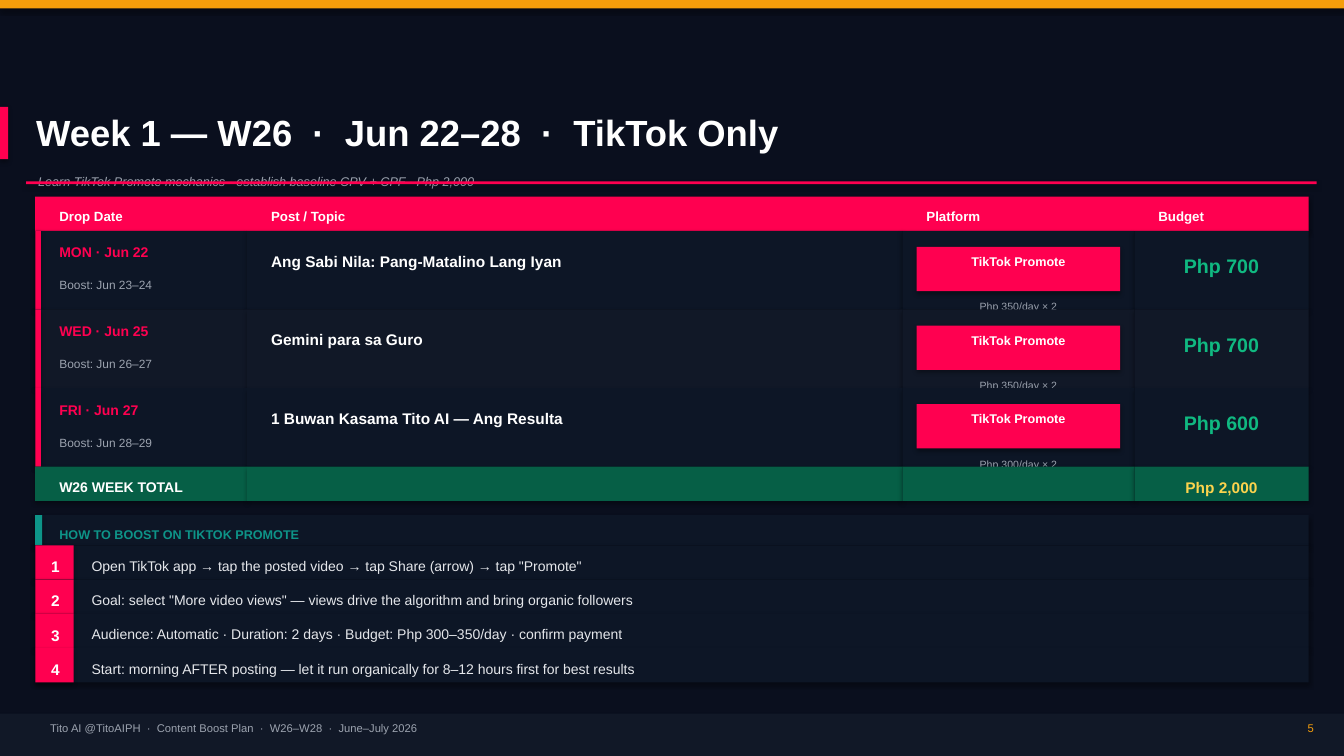
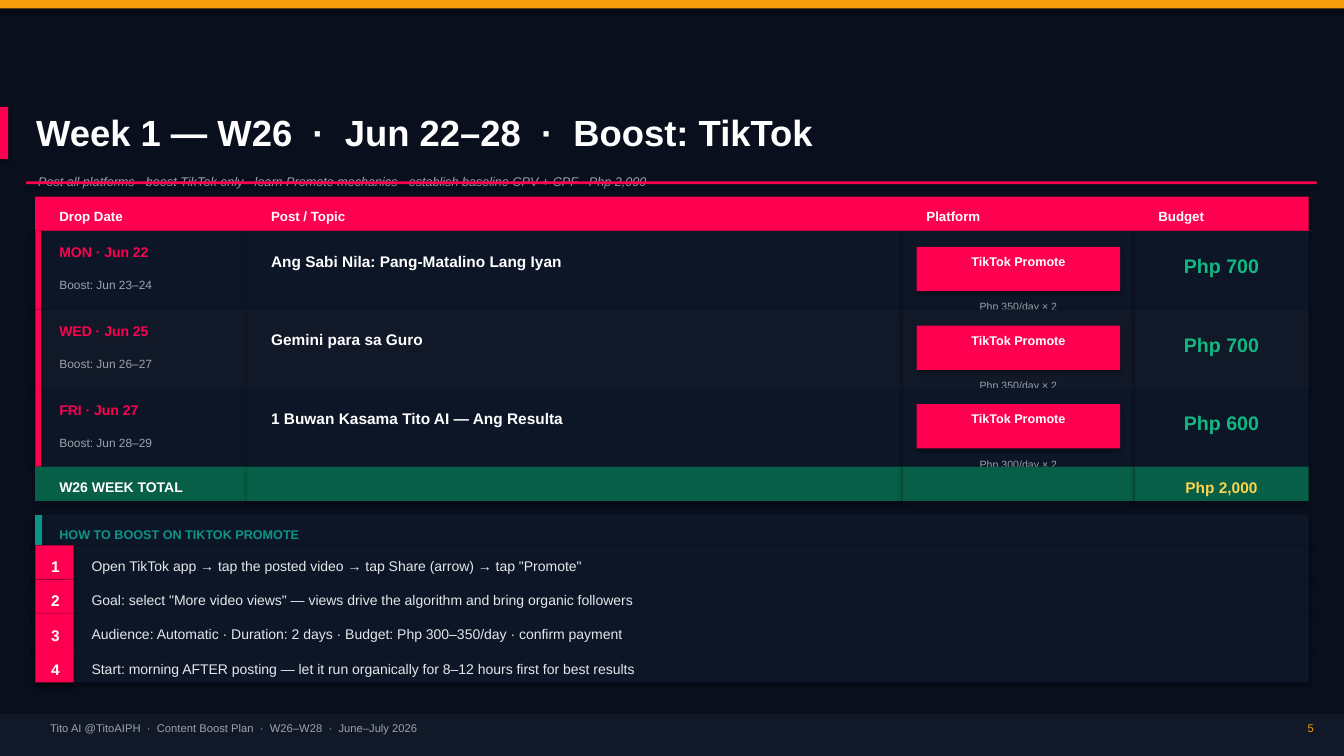
Before and after one commit to jeffd1130/TitoAi, a slide deck: slide 5 of content/strategy/TitoAI-ContentBoostPlan-W26-W28.pptx. Drawn at 1344x756 pixels with LibreOffice and Linux fonts; fonts in the diff are those of the drawing. Boxes give left, top, right and bottom in pixels: in the first picture for what was removed or moved away, otherwise in the second. Text is boxed around its words. In the diff, an @@ line names an element or a change of style, - is before the commit and + after.

```diff
--- a/content/strategy/TitoAI-ContentBoostPlan-W26-W28.pptx
+++ b/content/strategy/TitoAI-ContentBoostPlan-W26-W28.pptx
@@ text at [36, 119, 813, 147]: text changed @@
-Week 1 — W26 · Jun 22–28 · TikTok Only
+Week 1 — W26 · Jun 22–28 · Boost: TikTok
@@ text at [38, 177, 647, 189]: text changed @@
-Learn TikTok Promote mechanics · establish baseline CPV + CPF · Php 2,000
+Post all platforms · boost TikTok only · learn Promote mechanics · establish baseline CPV + CPF · Php 2,000
```
Also in this commit, not shown: 4 other slides changed, 3 other files.
